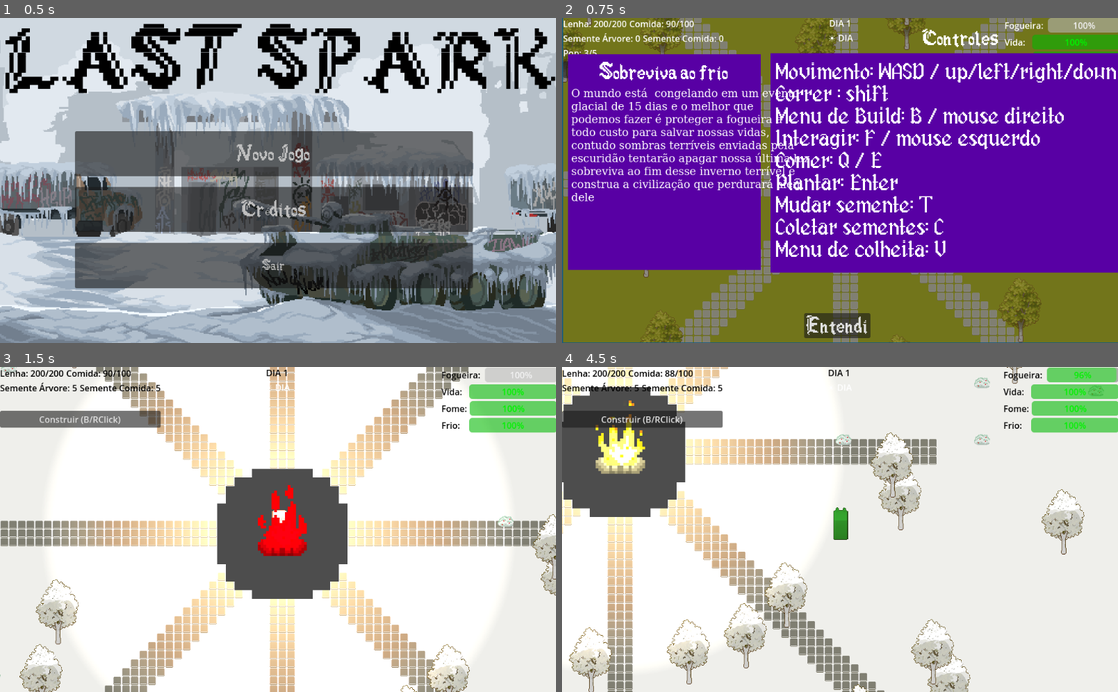
Above: before the commit, frames 1-4 (two rows, left to right).
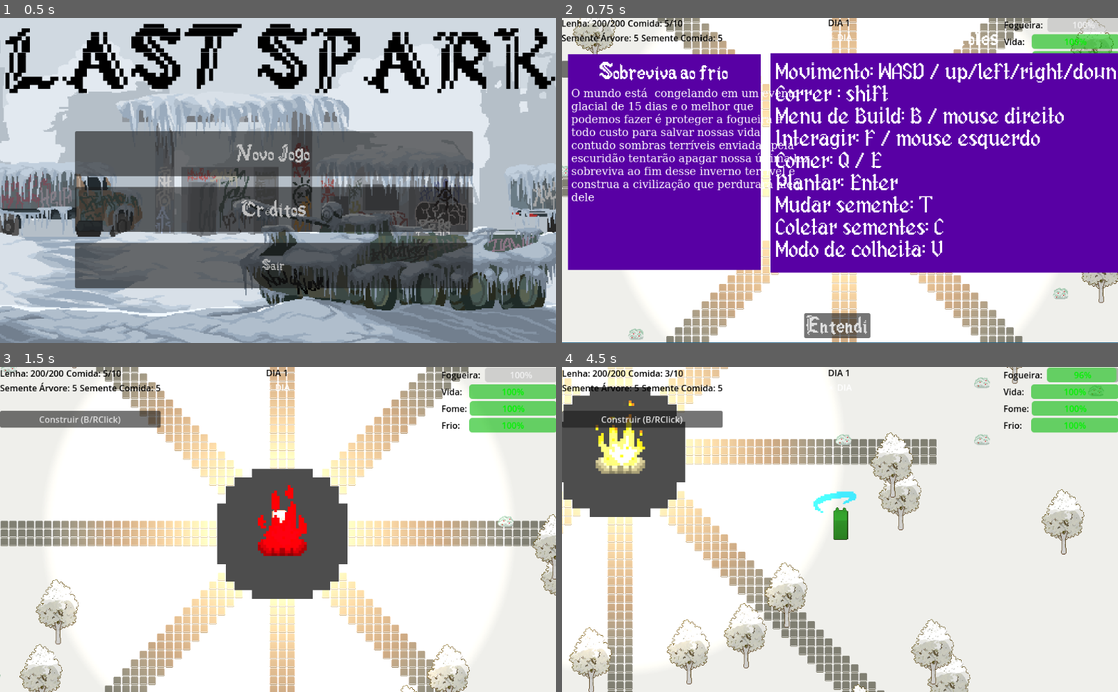
Above: after the commit, the same moments.

Repository: Isabeautiful/last-spark
Game: Godot game, scene res://Scenes/UI/main_menu.tscn
Same seed, same stepped clock (60 frames per second), same inputs: the game is played once before the commit and once after it.
Inputs (mouse positions are in pixels of both pictures, inside the frame that each line leads up to):
- Up to frame 1 (0.5 s): no input
- Up to frame 2 (0.75 s): click "Novo Jogo" at 0.5 s
- Up to frame 3 (1.5 s): click "Entendi" at 1.25 s
- Up to frame 4 (4.5 s): tap Enter at 2 s; move the mouse to (962, 513) at 2.02 s; hold D (Right) 2.03-2.78 s; hold Space (attack) 2.03-2.78 s; click (962, 513) at 2.17 s; move the mouse to (728, 545) at 2.77 s; hold S (Down) 2.78-3.53 s; tap F (Interact) at 2.85 s; tap Space (attack) at 3.05 s; move the mouse to (895, 458) at 3.52 s; hold D (Right) 3.53-4.28 s; hold Space (attack) 3.53-4.28 s; move the mouse to (812, 594) at 4.27 s; hold W (Up) from 4.28 s (still down); tap Q (eat) at 4.35 s; click (812, 594) at 4.42 s

Frame 1 is identical in both runs. In frame 2, 35% of the frame differs, in the area x 0-100%, y 0-100%; in frame 3, less than 0.1%; in frame 4, 0.3%.

Commit message:
Pequenas mudanças na interface e animationPlayer

Diff:
--- a/Autoloads/ResourceManager.gd
+++ b/Autoloads/ResourceManager.gd
@@ -2,11 +2,11 @@
 
 # Variáveis de recursos expandidas
 var wood: int = 200
-var food: int = 90
+var food: int = 5
 
 # Limites de recursos
 var max_wood: int = 200
-var max_food: int = 100
+var max_food: int = 10
 
 # Sementes
 var tree_seeds: int = 5
--- a/Scenes/UI/Tutorial.tscn
+++ b/Scenes/UI/Tutorial.tscn
@@ -103,7 +103,7 @@
 Plantar: Enter
 Mudar semente: T
 Coletar sementes: C
-Menu de colheita: V"
+Modo de colheita: V"
 
 [node name="Label" type="Label" parent="."]
 layout_mode = 0
--- a/Scenes/player.tscn
+++ b/Scenes/player.tscn
@@ -1,13 +1,51 @@
-[gd_scene load_steps=5 format=3 uid="uid://coqvrycmqjk2n"]
+[gd_scene load_steps=9 format=3 uid="uid://coqvrycmqjk2n"]
 
 [ext_resource type="Script" uid="uid://dblrxa2uchapy" path="res://Scripts/player.gd" id="1_cvnsp"]
 [ext_resource type="Texture2D" uid="uid://75mt3xp2023q" path="res://Assets/Pixel Art Top Down - Basic v1.1.2/Texture/TX Player.png" id="2_cvnsp"]
+[ext_resource type="Texture2D" uid="uid://doxnnl6hm5xue" path="res://Assets/player_attack/player_attack_hit.png" id="3_6t5aa"]
 
 [sub_resource type="RectangleShape2D" id="RectangleShape2D_cvnsp"]
 size = Vector2(31, 53)
 
 [sub_resource type="RectangleShape2D" id="RectangleShape2D_6t5aa"]
-size = Vector2(48, 103)
+size = Vector2(53, 103)
+
+[sub_resource type="Animation" id="Animation_vgqql"]
+resource_name = "attack"
+length = 0.6
+tracks/0/type = "value"
+tracks/0/imported = false
+tracks/0/enabled = true
+tracks/0/path = NodePath("Sprite2D:frame")
+tracks/0/interp = 1
+tracks/0/loop_wrap = true
+tracks/0/keys = {
+"times": PackedFloat32Array(0, 0.033333335, 0.06666667, 0.10000001, 0.13333334, 0.16666667),
+"transitions": PackedFloat32Array(1, 1, 1, 1, 1, 1),
+"update": 1,
+"values": [1, 2, 3, 4, 5, 6]
+}
+
+[sub_resource type="Animation" id="Animation_fkybt"]
+length = 0.001
+tracks/0/type = "value"
+tracks/0/imported = false
+tracks/0/enabled = true
+tracks/0/path = NodePath("Sprite2D:frame")
+tracks/0/interp = 1
+tracks/0/loop_wrap = true
+tracks/0/keys = {
+"times": PackedFloat32Array(0),
+"transitions": PackedFloat32Array(1),
+"update": 1,
+"values": [0]
+}
+
+[sub_resource type="AnimationLibrary" id="AnimationLibrary_x3wgy"]
+_data = {
+&"RESET": SubResource("Animation_fkybt"),
+&"attack": SubResource("Animation_vgqql")
+}
 
 [node name="Player" type="CharacterBody2D"]
 collision_mask = 82
@@ -28,9 +66,21 @@
 collision_mask = 46
 
 [node name="CollisionShape2D" type="CollisionShape2D" parent="ActionArea"]
-position = Vector2(49, -6.5)
+position = Vector2(46.5, -6.5)
 shape = SubResource("RectangleShape2D_6t5aa")
 debug_color = Color(0.9590114, 0, 0.5266545, 0.41960785)
+
+[node name="Sprite2D" type="Sprite2D" parent="ActionArea"]
+position = Vector2(37.963825, -6.8795743)
+rotation = 1.5707964
+scale = Vector2(2.554222, 2.554222)
+texture = ExtResource("3_6t5aa")
+hframes = 7
+
+[node name="AnimationPlayer" type="AnimationPlayer" parent="ActionArea"]
+libraries = {
+&"": SubResource("AnimationLibrary_x3wgy")
+}
 
 [node name="HungerTimer" type="Timer" parent="."]
 wait_time = 5.0
--- a/Scripts/game.gd
+++ b/Scripts/game.gd
@@ -273,13 +273,17 @@
 	GameSignals.game_over.emit("Todos morreram!")
 
 func _on_game_over(reason: String):
-	get_tree().paused = true
+	if is_inside_tree():
+		get_tree().paused = true
 	GameSignals.clear_all_pools.emit()
 	GameSignals.show_game_over_screen.emit(reason)
-	get_tree().change_scene_to_file("res://Scenes/UI/Game_Over.tscn")
+	if is_inside_tree():
+		get_tree().change_scene_to_file("res://Scenes/UI/Game_Over.tscn")
 
 func _on_victory(reason: String):
-	get_tree().paused = true
+	if is_inside_tree():
+		get_tree().paused = true
 	GameSignals.clear_all_pools.emit()
 	GameSignals.show_game_over_screen.emit(reason)
-	get_tree().change_scene_to_file("res://Scenes/UI/victory.tscn")
+	if is_inside_tree():
+		get_tree().change_scene_to_file("res://Scenes/UI/victory.tscn")
--- a/Scripts/player.gd
+++ b/Scripts/player.gd
@@ -8,6 +8,7 @@
 @onready var sprite: Sprite2D = $Sprite2D
 @onready var Player_Audio: AudioStreamPlayer2D = $AudioStreamPlayer2D
 
+@onready var animation_player: AnimationPlayer = $ActionArea/AnimationPlayer
 
 # Status do jogador
 var current_speed: float = 250.0
@@ -168,6 +169,7 @@
 
 	# Sistema de ações inteligente original
 	if event.is_action_pressed("attack"):
+		animation_player.play("attack")
 		# Primeiro tenta atacar inimigos
 		if not objects_in_range["enemies"].is_empty():
 			attack_enemy()
--- a/Scripts/tree.gd
+++ b/Scripts/tree.gd
@@ -1,6 +1,6 @@
 extends Area2D
 
-@export var wood_amount: int = 1
+@export var wood_amount: int = 3
 @export var drop_seed_chance: float = 0.5  # 50% chance
 @export var seed_drop_amount: int = 5
 @export var can_drop_seeds: bool = true
Binary file changed: Assets/Background/Background_tutorial.png
Binary file added: Assets/player_attack/player_attack_hit.png
Not shown, added: Assets/player_attack/player_attack_hit.png.import
